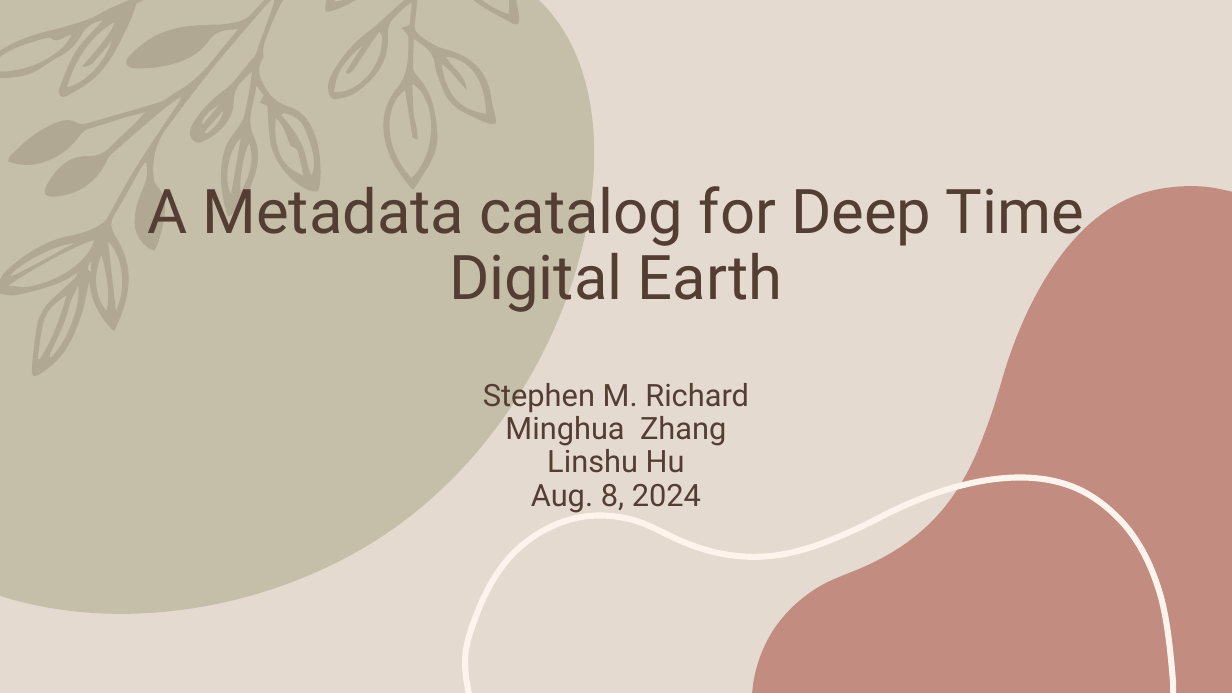
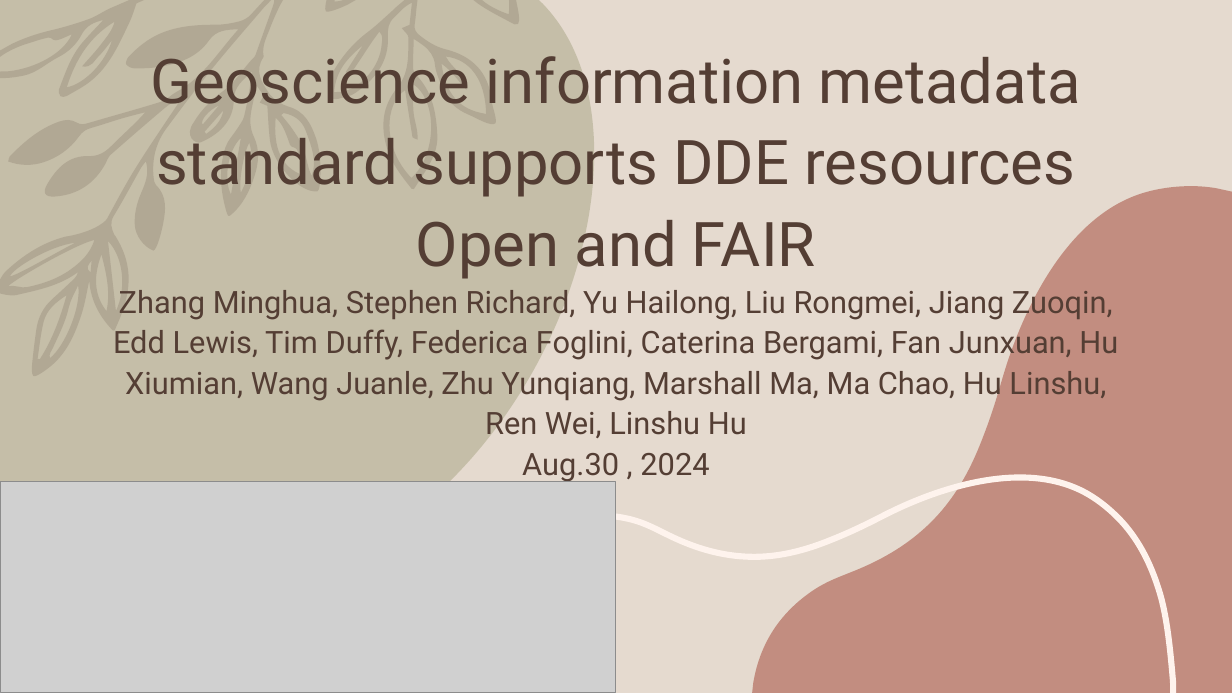
Before and after one commit to usgin/dde-metadata, a slide deck: slide 1 of Documents/A Metadata catalog for Deep Time Digital Earth.pptx. Drawn at 1232x693 pixels with LibreOffice and Linux fonts; fonts in the diff are those of the drawing; grey boxes stand for pictures. Boxes give left, top, right and bottom in pixels: in the first picture for what was removed or moved away, otherwise in the second. Text is boxed around its words. In the diff, an @@ line names an element or a change of style, - is before the commit and + after.

```diff
--- a/Documents/A Metadata catalog for Deep Time Digital Earth.pptx
+++ b/Documents/A Metadata catalog for Deep Time Digital Earth.pptx
@@ title at [113,56,1118,483]: text changed @@
-A Metadata catalog for Deep Time Digital Earth
-Stephen M. Richard
-Minghua Zhang
-Linshu Hu
-Aug. 8, 2024
+Geoscience information metadata standard supports DDE resources Open and FAIR
+Zhang Minghua, Stephen Richard, Yu Hailong, Liu Rongmei, Jiang Zuoqin, Edd Lewis, Tim Duffy, Federica Foglini, Caterina Bergami, Fan Junxuan, Hu Xiumian, Wang Juanle, Zhu Yunqiang, Marshall Ma, Ma Chao, Hu Linshu, Ren Wei, Linshu Hu
+Aug.30 , 2024
@@ picture added at [0,482,616,693] @@
```
Also in this commit, not shown: 7 other slides changed, 2 other files.
